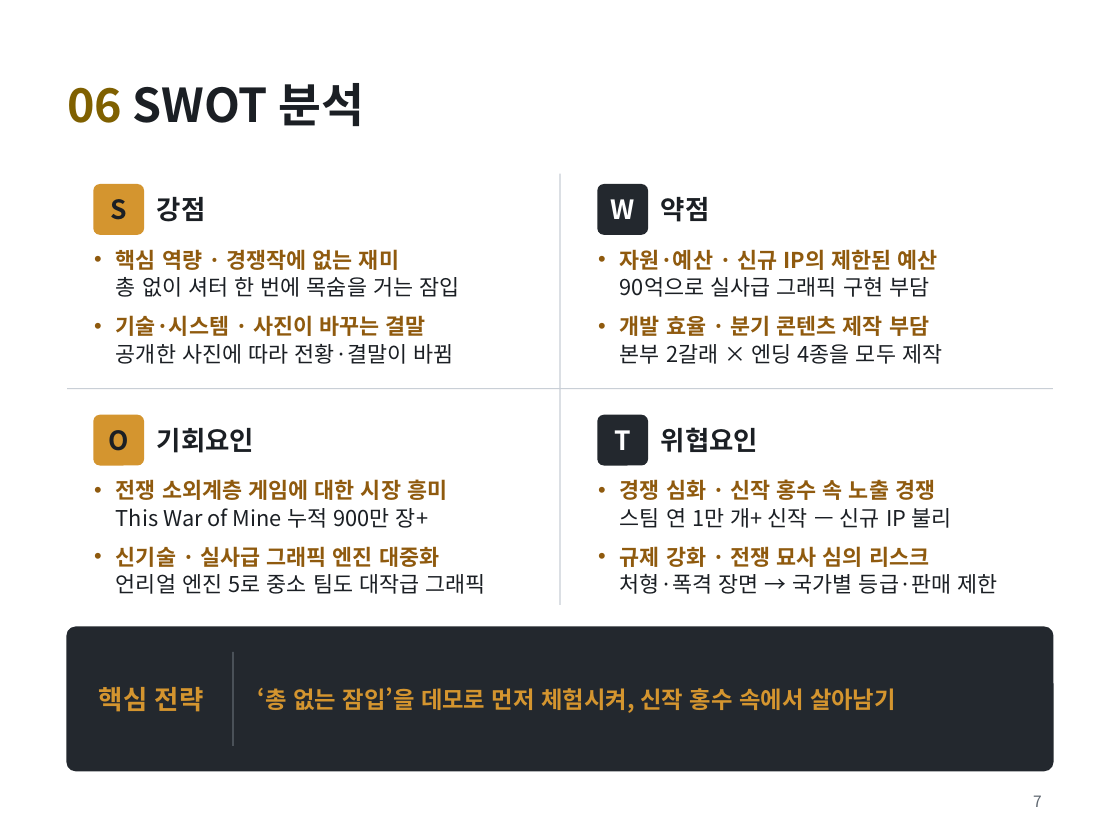
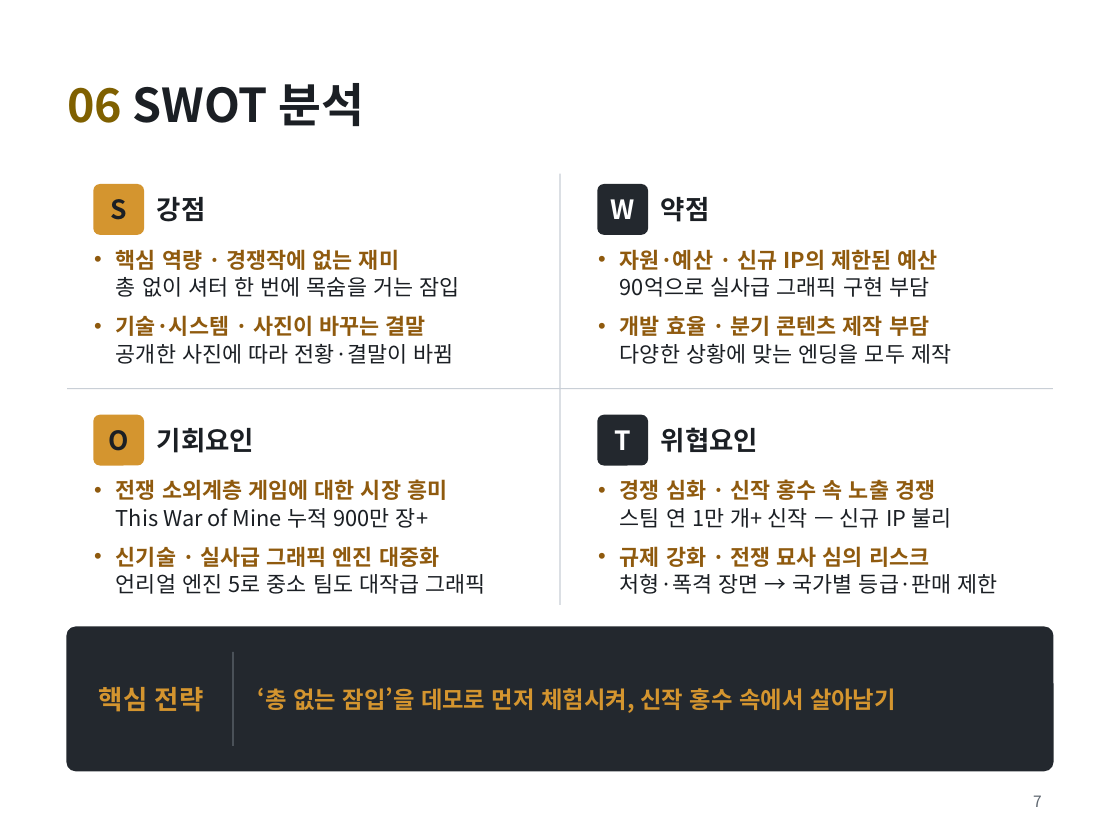
Before and after one commit to golgold/unitybasic, a slide deck: slide 7 of 기획/김민우_게임_FRAME UNDER FIRE.pptx. Drawn at 1120x840 pixels with LibreOffice and Linux fonts; fonts in the diff are those of the drawing. Boxes give left, top, right and bottom in pixels: in the first picture for what was removed or moved away, otherwise in the second. Text is boxed around its words. In the diff, an @@ line names an element or a change of style, - is before the commit and + after.

```diff
--- a/기획/김민우_게임_FRAME UNDER FIRE.pptx
+++ b/기획/김민우_게임_FRAME UNDER FIRE.pptx
@@ text at box(620, 344, 951, 364): text changed @@
-본부 2갈래 × 엔딩 4종을 모두 제작
+다양한 상황에 맞는 엔딩을 모두 제작
```
